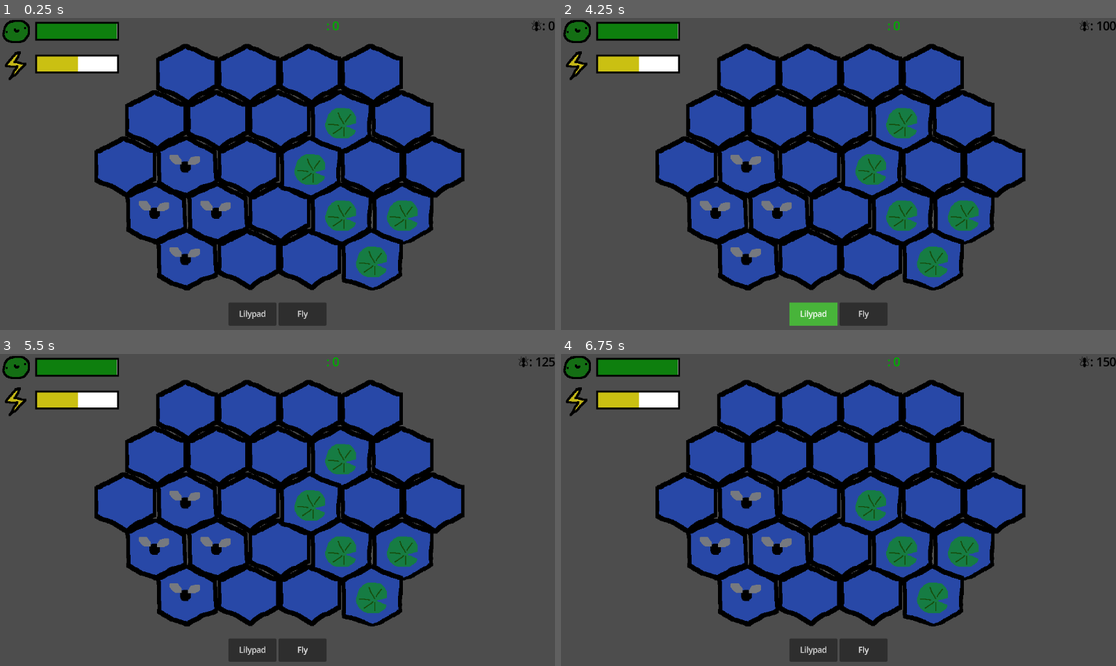
Above: before the commit, frames 1-4 (two rows, left to right).
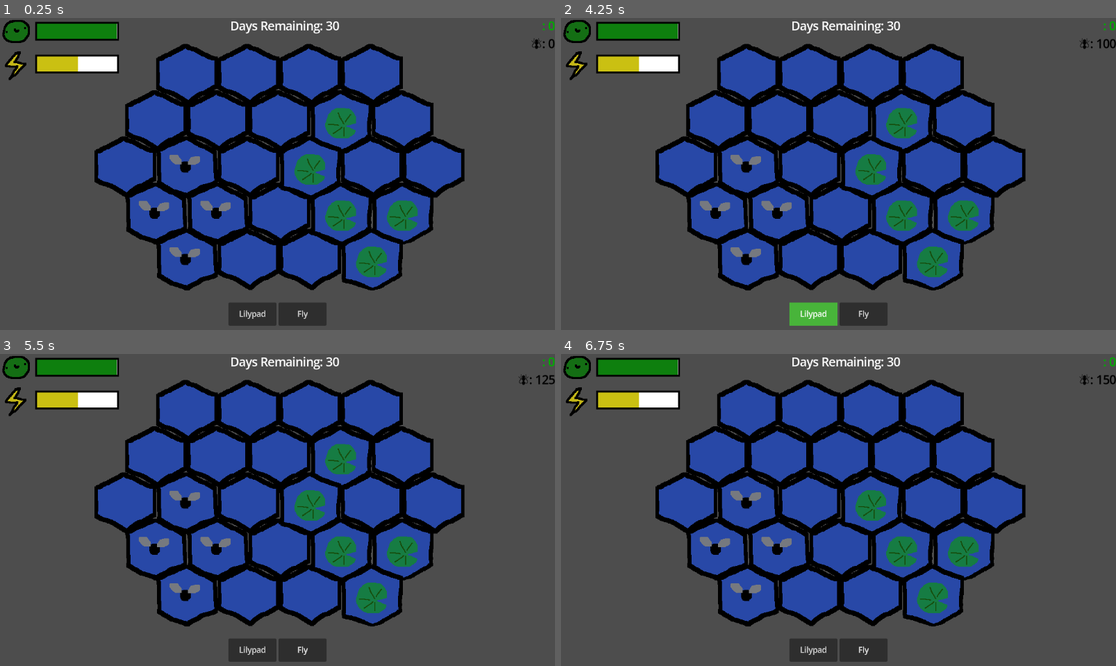
Above: after the commit, the same moments.

Repository: Aarfdark/Froggy
Game: Godot game, scene res://scenes/main.tscn
The game is run twice, just before and just after one commit, with the same random seed, the same clock (stepped at 60 frames per second) and the same inputs.
Inputs (mouse positions are in pixels of both pictures, inside the frame that each line leads up to):
- Up to frame 1 (0.25 s): no input
- Up to frame 2 (4.25 s): click "Lilypad" at 0.5 s; click "Fly" at 1.25 s; click "Lilypad" at 2 s; click "Fly" at 2.75 s; click "Lilypad" at 3.5 s
- Up to frame 3 (5.5 s): click "Fly" at 4.25 s; tap Enter at 5 s; move the mouse to (399, 494) at 5.02 s; click (399, 494) at 5.17 s
- Up to frame 4 (6.75 s): tap Space at 5.75 s; move the mouse to (727, 525) at 5.77 s; click (727, 525) at 5.92 s; tap Enter at 6.5 s; move the mouse to (894, 441) at 6.52 s; click (894, 441) at 6.67 s

The runs differ from the first frame. In frame 1, 0.4% of the frame differs, in the area x 41-100%, y 0-11%; in frame 2, 0.5%; in frame 3, 0.5%; in frame 4, 0.5%.

Commit message:
neighbors acquired

Diff:
--- a/scenes/main.tscn
+++ b/scenes/main.tscn
@@ -117,7 +117,18 @@
 texture_progress = ExtResource("9_ya4ey")
 texture_progress_offset = Vector2(75, 8)
 
-[node name="FrogCounter" type="Label" parent="Control/ResourceUI"]
+[node name="DaysCounter" type="Label" parent="Control/ResourceUI"]
+layout_mode = 2
+size_flags_horizontal = 10
+size_flags_vertical = 0
+theme_override_font_sizes/font_size = 24
+text = "Days Remaining: 30"
+
+[node name="VBoxContainer" type="VBoxContainer" parent="Control/ResourceUI"]
+layout_mode = 2
+size_flags_horizontal = 10
+
+[node name="FrogCounter" type="Label" parent="Control/ResourceUI/VBoxContainer"]
 layout_mode = 2
 size_flags_horizontal = 10
 size_flags_vertical = 0
@@ -125,7 +136,7 @@
 theme_override_font_sizes/font_size = 24
 text = "🐸: 0"
 
-[node name="FlyCounter" type="Label" parent="Control/ResourceUI"]
+[node name="FlyCounter" type="Label" parent="Control/ResourceUI/VBoxContainer"]
 layout_mode = 2
 size_flags_horizontal = 10
 size_flags_vertical = 0
--- a/scripts/board_controller.gd
+++ b/scripts/board_controller.gd
@@ -9,34 +9,57 @@
 	LILYPAD : Vector2i(0,0),
 	FLY : Vector2i(1,0),
 }
+var building_counter = {
+	NONE: 0,
+	LILYPAD: 0,
+	FLY: 0,
+}
 
-@onready var fly_counter: Label = $"../Control/ResourceUI/FlyCounter"
+# fly stuff
+@onready var fly_counter: Label = $"../Control/ResourceUI/VBoxContainer/FlyCounter"
 var num_flies: int
 var building_cost = {
 	NONE : 0,
 	LILYPAD: 100,
 	FLY: 200,
 }
+var fly_income: int
 
-@onready var frog_counter: Label = $"../Control/ResourceUI/FrogCounter"
+# frog stuff
+@onready var frog_counter: Label = $"../Control/ResourceUI/VBoxContainer/FrogCounter"
+var frog_capacity: int
 
 func set_building(type):
 	cur_building = type
 
+func check_neighbors(lame_pos: Vector2i):
+	# https://www.reddit.com/r/godot/comments/tsk8fb/hexagonal_tilemap_finding_neighbours_problem/
+	var pos = Vector2i( lame_pos.x - (lame_pos.y-abs(lame_pos.y) % 2) / 2, lame_pos.y )
+
+	var left = Vector2i(pos.x-1, pos.y)
+	var right = Vector2i(pos.x+1, pos.y)
+	var upleft = Vector2i(pos.x-1, pos.y-1)
+	var upright = Vector2i(pos.x,pos.y-1)
+	var downleft = Vector2i(pos.x-1, pos.y+1)
+	var downright = Vector2i(pos.x,pos.y+1)
+
 func _input(event):
 	if event is InputEventMouseButton:
+		var global_clicked = event.position
+		var pos_clicked = local_to_map(to_local(global_clicked))
 		if event.button_index == MOUSE_BUTTON_LEFT and event.is_pressed():
-			var global_clicked = event.position
-			var pos_clicked = local_to_map(to_local(global_clicked))
 			var cur_tile_alt = get_cell_alternative_tile(pos_clicked)
 			# there is a tile where the mouse was clicked
 			if cur_tile_alt != -1:
+				print(pos_clicked)
 				# checks the number of flies currently
 				if num_flies >= building_cost[cur_building]:
 					set_cell( pos_clicked, main_atlas_id, building_dict[cur_building] )
 					num_flies -= building_cost[cur_building]
 				else:
 					print("Not enough flies to build " + str(cur_building))
+		elif event.button_index == MOUSE_BUTTON_MIDDLE and event.is_pressed():
+			check_neighbors(pos_clicked)
 
 func _process(_delta):
 	fly_counter.text = "🪰: " + str(num_flies)
